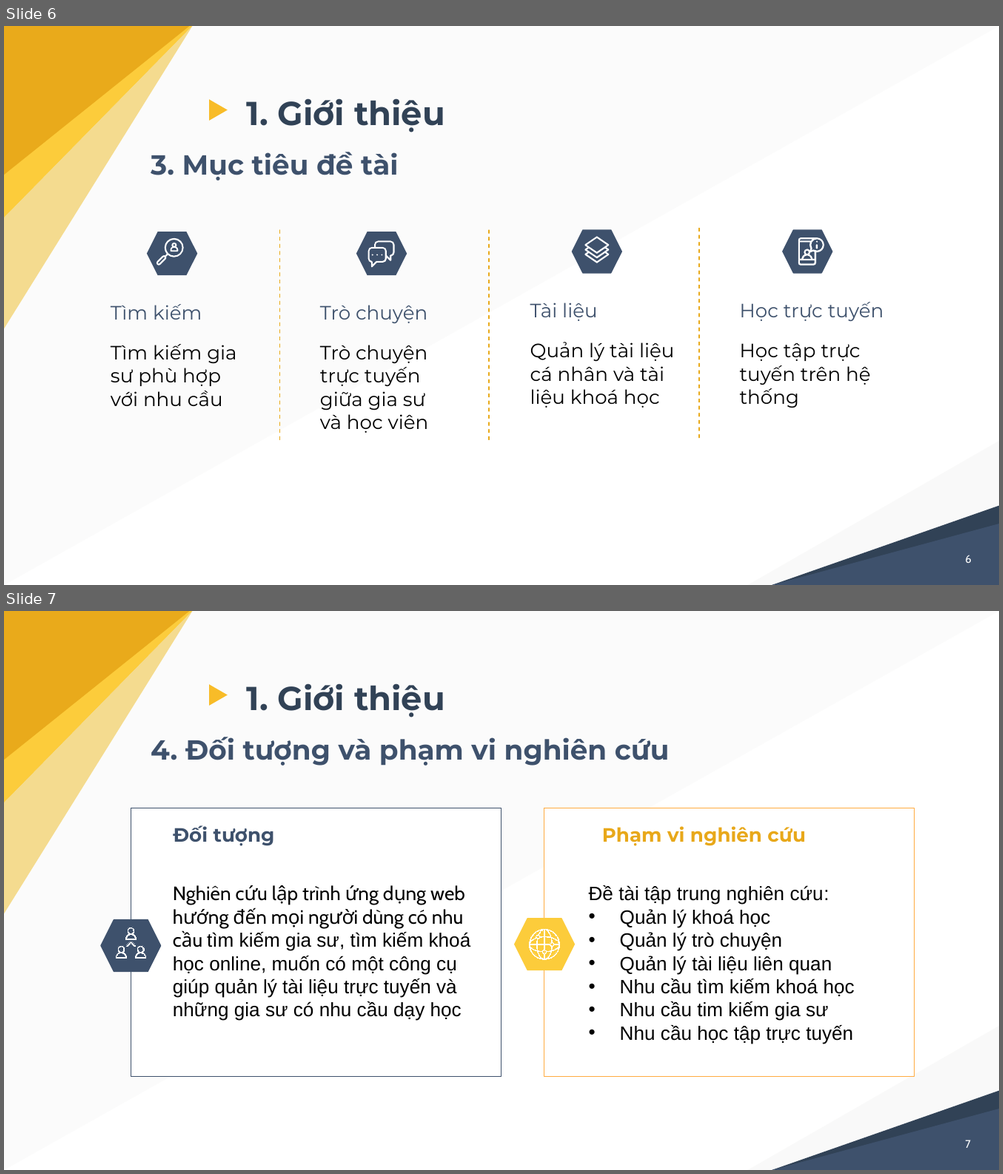
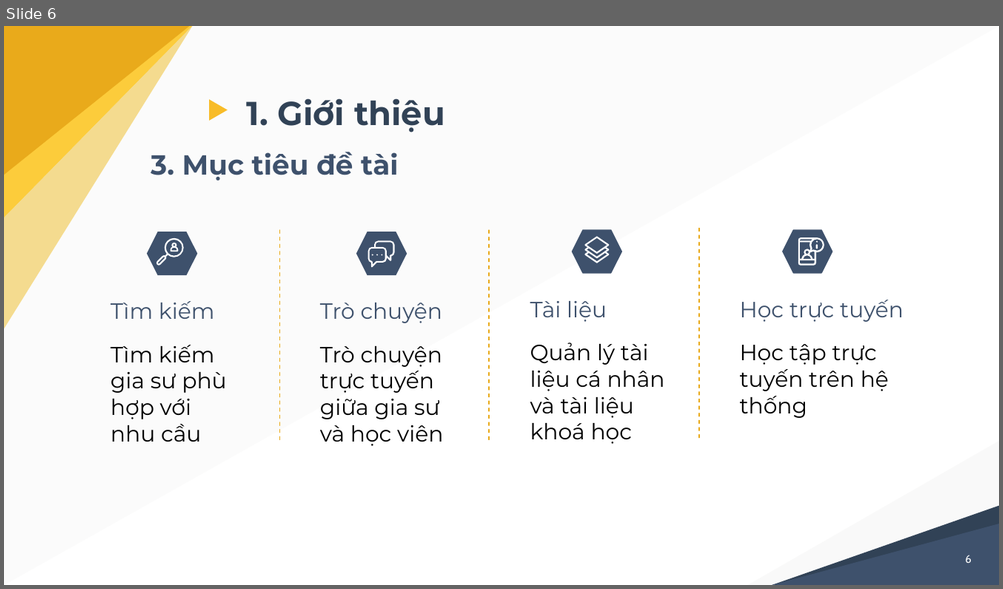
Before and after one commit to nghiale1/CongDongGiaSu, a slide deck: docs/thuyetTrinh_LeMinhNghia_B1605229.pptx. Shown one above the other, each under a label of ours: slides 6 and 7 before the commit, slide 6 after it. The pictures are 1003x1174 and 1003x589 pixels, drawn with LibreOffice and Linux fonts; fonts in the diff are those of the drawing. Boxes give left, top, right and bottom in pixels: in the first picture for what was removed or moved away, otherwise in the second. Text is boxed around its words. In the diff, an @@ line names an element or a change of style, - is before the commit and + after.

```diff
--- a/docs/thuyetTrinh_LeMinhNghia_B1605229.pptx
+++ b/docs/thuyetTrinh_LeMinhNghia_B1605229.pptx
@@ slide 7 removed at [4, 611, 999, 1170], background #FFFFFF; not listed: 11 template elements that a slide beside it also shows @@
@@ title removed at [247, 684, 445, 718] @@
-1. Giới thiệu
@@ text removed at [151, 737, 669, 766] @@
-4. Đối tượng và phạm vi nghiên cứu
@@ rectangle removed at [131, 808, 501, 1076] @@
@@ rectangle removed at [544, 808, 914, 1076] @@
@@ text removed at [173, 826, 275, 846] @@
-Đối tượng
@@ text removed at [602, 826, 805, 846] @@
-Phạm vi nghiên cứu
@@ text removed at [173, 886, 471, 1021] @@
-Nghiên cứu lập trình ứng dụng web hướng đến mọi người dùng có nhu cầu tìm kiếm gia sư, tìm kiếm khoá học online, muốn có một công cụ giúp quản lý tài liệu trực tuyến và những gia sư có nhu cầu dạy học
@@ text removed at [589, 886, 854, 1045] @@
-Đề tài tập trung nghiên cứu:
-• Quản lý khoá học
-• Quản lý trò chuyện
-• Quản lý tài liệu liên quan
-• Nhu cầu tìm kiếm khoá học
-• Nhu cầu tim kiếm gia sư
-• Nhu cầu học tập trực tuyến
@@ hexagon removed at [514, 918, 574, 970] @@
@@ group removed at [100, 920, 160, 972]: 4 freeform shapes, 1 hexagon @@
@@ freeform shape removed at [528, 928, 560, 960] @@
@@ page number removed at [965, 1140, 970, 1148] @@
-7
@@ slide 6 changed as well @@
@@ size 14 to 16 pt in 8 elements at [111, 301, 215, 319], [111, 345, 226, 442], [320, 303, 443, 323], [530, 301, 606, 322], [530, 343, 665, 444], [740, 300, 903, 322], [320, 346, 443, 446], [740, 344, 888, 418] @@
```
Also in this commit, not shown: 19 other slides changed, 7 slides added, 1 other slide removed, 34 other files.
